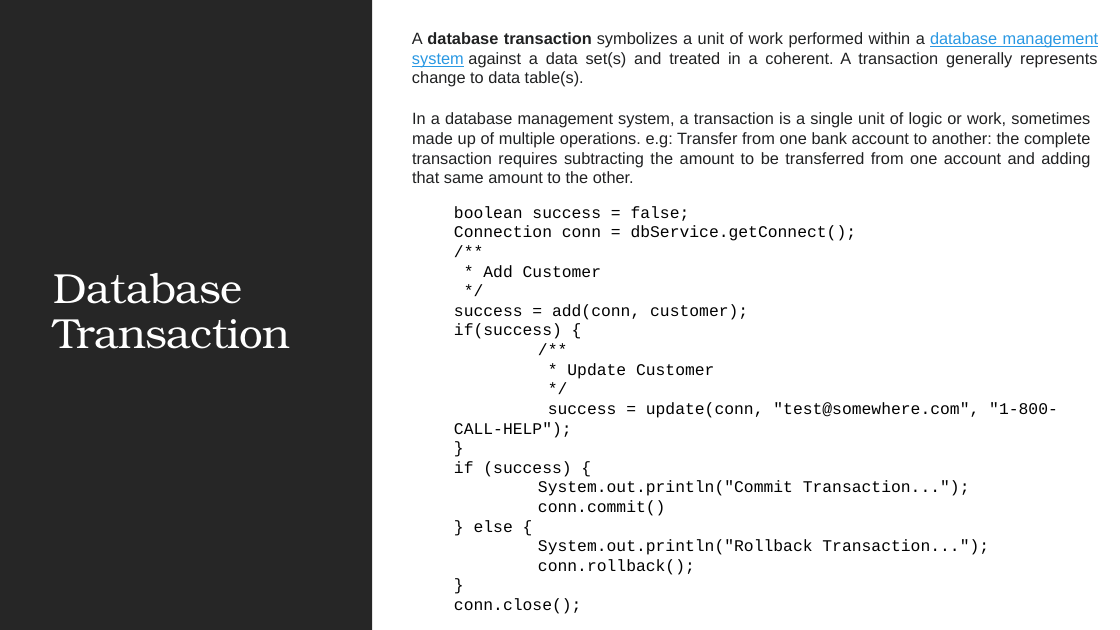
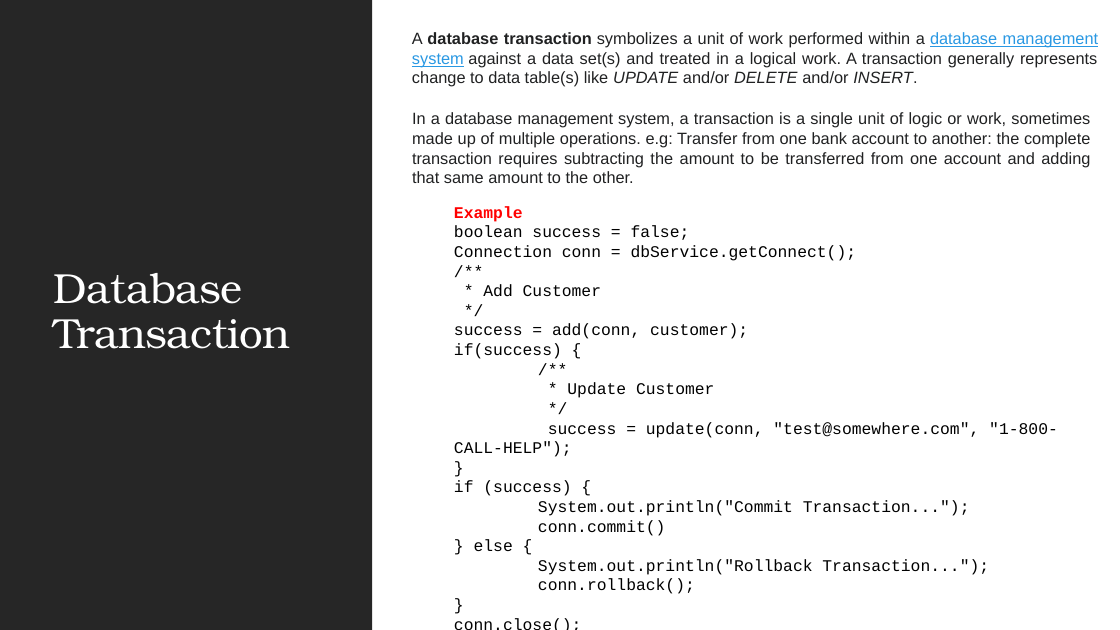
Before and after one commit to JSS-DEVCORE/JdbcExample, a slide deck: slide 17 of docs/JDBC Insights.pptx. Drawn at 1120x630 pixels with LibreOffice and Linux fonts; fonts in the diff are those of the drawing. Boxes give left, top, right and bottom in pixels: in the first picture for what was removed or moved away, otherwise in the second. Text is boxed around its words. In the diff, an @@ line names an element or a change of style, - is before the commit and + after.

```diff
--- a/docs/JDBC Insights.pptx
+++ b/docs/JDBC Insights.pptx
@@ text at [412,32,1098,87]: text changed @@
-A database transaction symbolizes a unit of work performed within a database management system against a data set(s) and treated in a coherent. A transaction generally represents change to data table(s).
+A database transaction symbolizes a unit of work performed within a database management system against a data set(s) and treated in a logical work. A transaction generally represents change to data table(s) like UPDATE and/or DELETE and/or INSERT.
@@ text at [454,206,523,222]: paragraph added @@
+  Example
```
Also in this commit, not shown: 4 other slides changed, 1 slide added, 40 other files.
